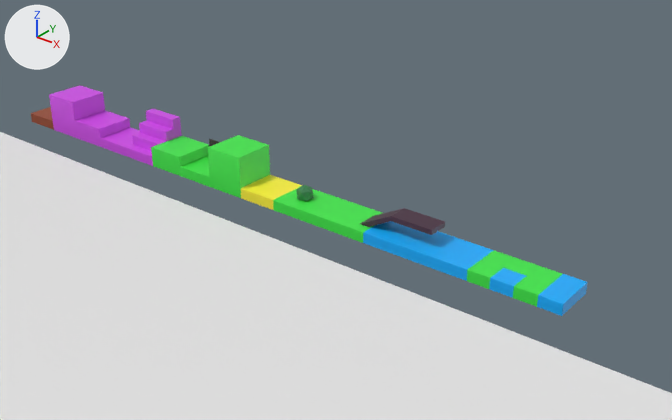
What one commit did to the Blender file Celebi/example/Voxel.blend.
Before and after are seen from a 50 mm camera at (11.77, -6.73, 9.06) aimed at (-1.14, 9.4, -0.94). The axes (+X, +Y, +Z) are drawn at upper left. The lights are the same throughout.

Names of what the first picture shows: 'GrassFull', 'GrassHalf', 'GrassPlant', 'GrassWaterCorner', 'Plane', 'RockFull', 'Sand', 'Stair', 'Water', 'WaterBridge', 'WaterGrass', 'WaterGrassBridge'.
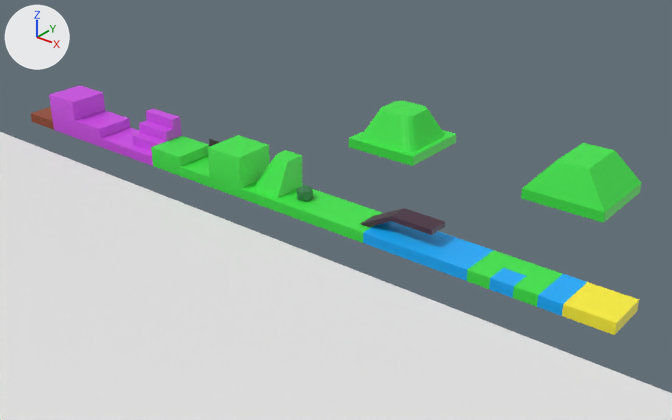
Where the change shows, as pixel boxes (x1, y1, x2, y2) in the pictures (672 x 420 px):
```json
{"object": "Sand", "change": "moved", "before": [241, 175, 302, 210], "after": [562, 282, 639, 335]}
{"object": "GrassFullRoundCorner.008", "change": "added", "after": [561, 155, 624, 223], "on screen": "green"}
{"object": "GrassFullRoundCorner.002", "change": "added", "after": [380, 109, 435, 166], "on screen": "green"}
{"object": "GrassFullRoundCorner", "change": "added", "after": [241, 150, 303, 210], "on screen": "green"}
{"object": "GrassFullRoundCorner.007", "change": "added", "after": [521, 151, 586, 210], "on screen": "green"}
{"object": "GrassFullRoundCorner.009", "change": "added", "after": [587, 147, 641, 207], "on screen": "green"}
{"object": "GrassFullRoundCorner.001", "change": "added", "after": [349, 105, 404, 156], "on screen": "green"}
{"object": "GrassFullRoundCorner.003", "change": "added", "after": [404, 104, 456, 154], "on screen": "green"}
{"object": "GrassFullRoundCorner.010", "change": "added", "after": [571, 143, 599, 155]}
{"object": "GrassFullRoundCorner.004", "change": "added", "after": [388, 101, 415, 108]}
```

Scene script edits in JSON lines:
```json
{"op": "add", "block": "me_cube_014", "code": ["me_cube_014 = bpy.data.meshes.new('Cube.014')", "me_cube_014.from_pydata(...)  # 12 vertices, 10 faces; spans x -0.5..0.5, y -0.5..0.5, z -0.5..0.5", "me_cube_014.materials.append(mat_grass)  # green #3ee749"]}
{"op": "add", "block": "me_cube_025", "code": ["me_cube_025 = bpy.data.meshes.new('Cube.025')", "me_cube_025.from_pydata(...)  # 23 vertices, 22 faces; spans x -0.5..0.5, y -0.5..0.5, z -0.5..0.5", "me_cube_025.materials.append(mat_grass)  # green #3ee749"]}
{"op": "set", "path": "ob_sand.location", "old": "(-1.5, 7.5, 0.5)", "new": "(6.5, 7.5, 0.5)"}
{"op": "add", "block": "ob_grassfullroundcorner_010", "code": ["ob_grassfullroundcorner_010 = bpy.data.objects.new('GrassFullRoundCorner.010', me_cube_014)", "ob_grassfullroundcorner_010.location = (3.5, 12.5, 0.5)", "ob_grassfullroundcorner_010.rotation_euler = (0.0, 0.0, 3.142)  # degrees (0, 0, 180)", "ob_grassfullroundcorner_010.scale = (-1.0, 1.0, 1.0)"]}
{"op": "add", "block": "ob_grassfullroundcorner_009", "code": ["ob_grassfullroundcorner_009 = bpy.data.objects.new('GrassFullRoundCorner.009', me_cube_014.copy())", "ob_grassfullroundcorner_009.location = (4.5, 12.5, 0.5)", "ob_grassfullroundcorner_009.rotation_euler = (0.0, 0.0, 3.142)  # degrees (0, 0, 180)"]}
{"op": "add", "block": "ob_grassfullroundcorner_008", "code": ["ob_grassfullroundcorner_008 = bpy.data.objects.new('GrassFullRoundCorner.008', me_cube_014.copy())", "ob_grassfullroundcorner_008.location = (4.5, 11.5, 0.5)", "ob_grassfullroundcorner_008.scale = (-1.0, 1.0, 1.0)"]}
{"op": "add", "block": "ob_grassfullroundcorner_007", "code": ["ob_grassfullroundcorner_007 = bpy.data.objects.new('GrassFullRoundCorner.007', me_cube_014.copy())", "ob_grassfullroundcorner_007.location = (3.5, 11.5, 0.5)"]}
{"op": "add", "block": "ob_grassfullroundcorner_004", "code": ["ob_grassfullroundcorner_004 = bpy.data.objects.new('GrassFullRoundCorner.004', me_cube_025)", "ob_grassfullroundcorner_004.location = (-1.5, 12.5, 0.5)", "ob_grassfullroundcorner_004.rotation_euler = (0.0, 0.0, 4.712)  # degrees (0, 0, 270)"]}
{"op": "add", "block": "ob_grassfullroundcorner_003", "code": ["ob_grassfullroundcorner_003 = bpy.data.objects.new('GrassFullRoundCorner.003', me_cube_025.copy())", "ob_grassfullroundcorner_003.location = (-0.5, 12.5, 0.5)", "ob_grassfullroundcorner_003.rotation_euler = (0.0, 0.0, 3.142)  # degrees (0, 0, 180)"]}
{"op": "add", "block": "ob_grassfullroundcorner_002", "code": ["ob_grassfullroundcorner_002 = bpy.data.objects.new('GrassFullRoundCorner.002', me_cube_025.copy())", "ob_grassfullroundcorner_002.location = (-0.5, 11.5, 0.5)", "ob_grassfullroundcorner_002.rotation_euler = (0.0, 0.0, 1.571)  # degrees (0, 0, 90)"]}
{"op": "add", "block": "ob_grassfullroundcorner_001", "code": ["ob_grassfullroundcorner_001 = bpy.data.objects.new('GrassFullRoundCorner.001', me_cube_025.copy())", "ob_grassfullroundcorner_001.location = (-1.5, 11.5, 0.5)"]}
{"op": "add", "block": "ob_grassfullroundcorner", "code": ["ob_grassfullroundcorner = bpy.data.objects.new('GrassFullRoundCorner', me_cube_025.copy())", "ob_grassfullroundcorner.location = (-1.5, 7.5, 0.5)"]}
```
